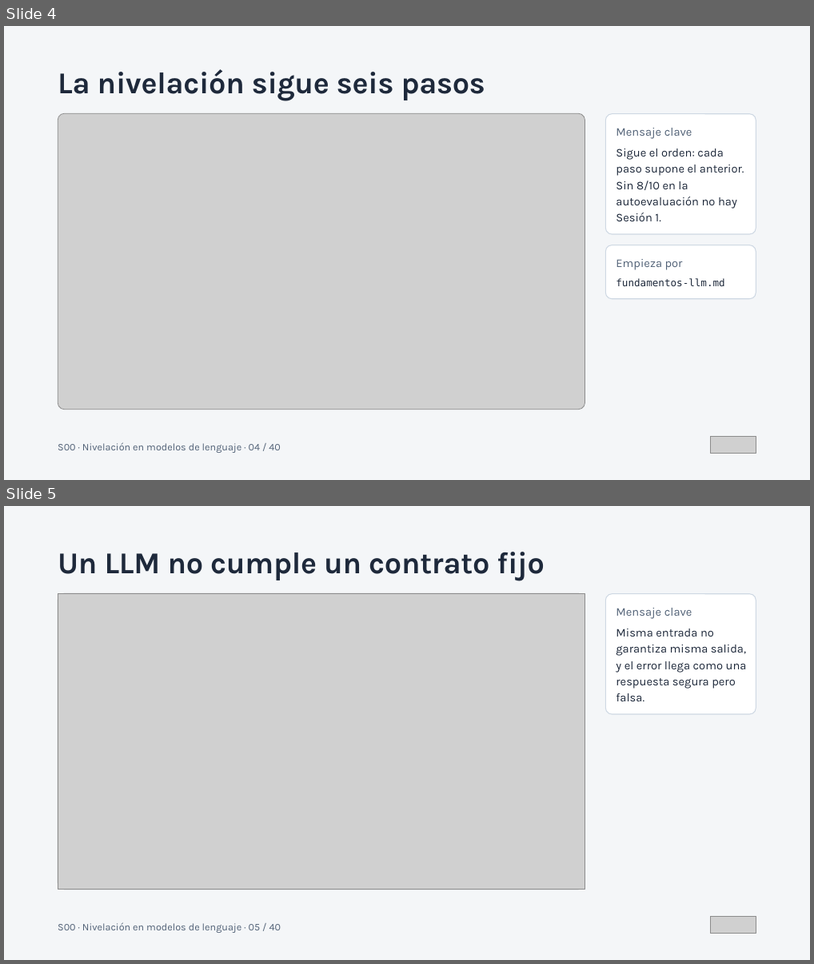
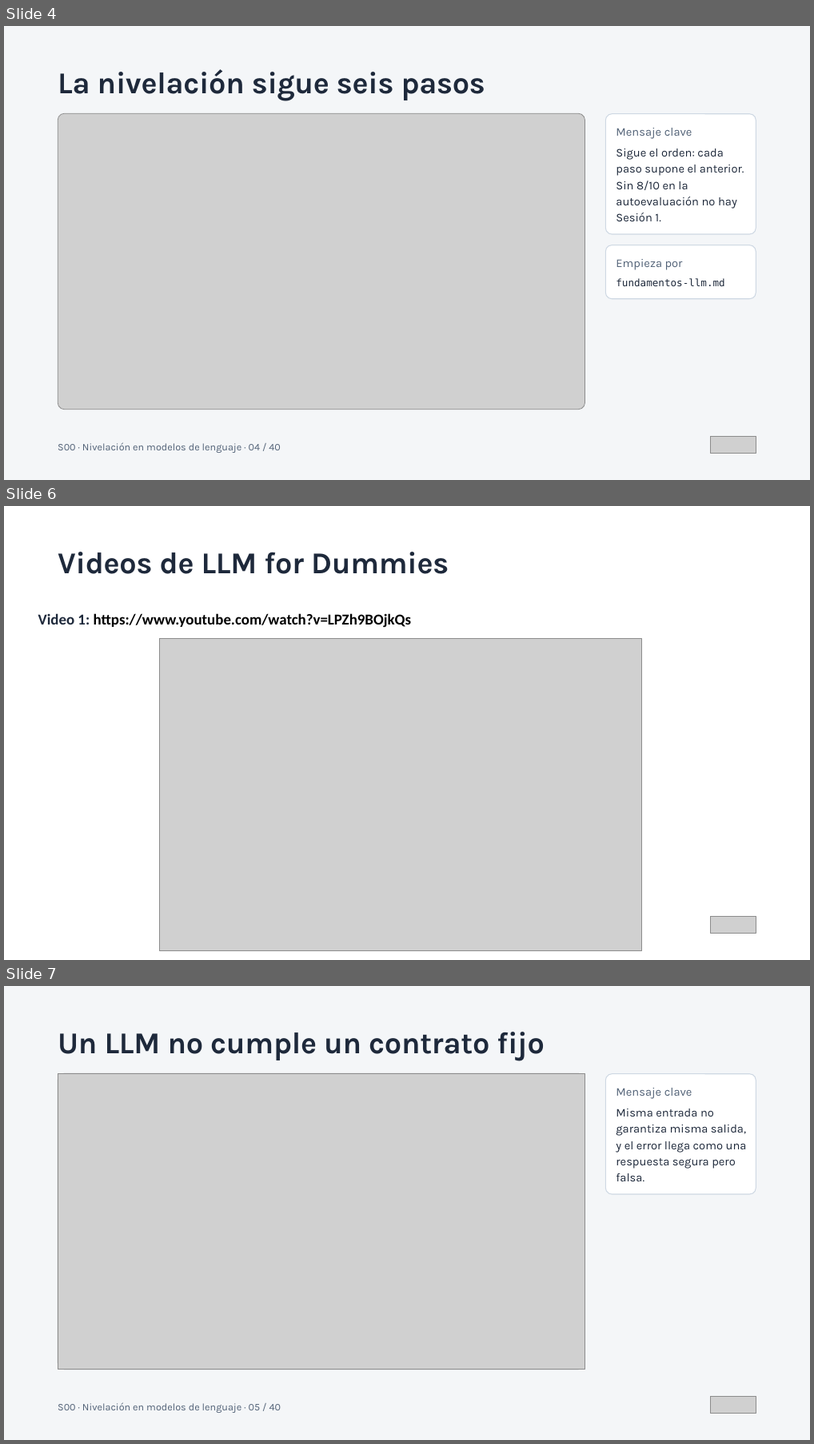
Before and after one commit to javierrosado/ariwalab-course-langchain, a slide deck: 00-preparacion/S00 · Nivelación en modelos de lenguaje.pptx. Shown one above the other, each under a label of ours: slides 4 and 5 before the commit, slides 4, 6 and 7 after it; the slides between them are not shown. The pictures are 814x964 and 814x1444 pixels, drawn with LibreOffice and Linux fonts; fonts in the diff are those of the drawing; grey boxes stand for pictures. Boxes give left, top, right and bottom in pixels: in the first picture for what was removed or moved away, otherwise in the second. Text is boxed around its words. In the diff, an @@ line names an element or a change of style, - is before the commit and + after.

```diff
--- a/00-preparacion/S00 · Nivelación en modelos de lenguaje.pptx
+++ b/00-preparacion/S00 · Nivelación en modelos de lenguaje.pptx
@@ slide 6 added at (x1=4, y1=506, x2=810, y2=960), background #FFFFFF @@
@@ text added at (x1=58, y1=552, x2=449, y2=574), 36 pt, text #1E293B, bold @@
+Videos de LLM for Dummies
@@ text added at (x1=38, y1=613, x2=412, y2=628), 18 pt, text #000000, bold @@
+Video 1: https://www.youtube.com/watch?v=LPZh9BOjkQs
@@ picture added at (x1=159, y1=638, x2=642, y2=950) @@
@@ picture added at (x1=710, y1=916, x2=757, y2=933) @@
@@ what was slide 5 is now slide 7 @@
```
Also in this commit, not shown: 5 slides changed, 2 other slides added, 1 other file.
